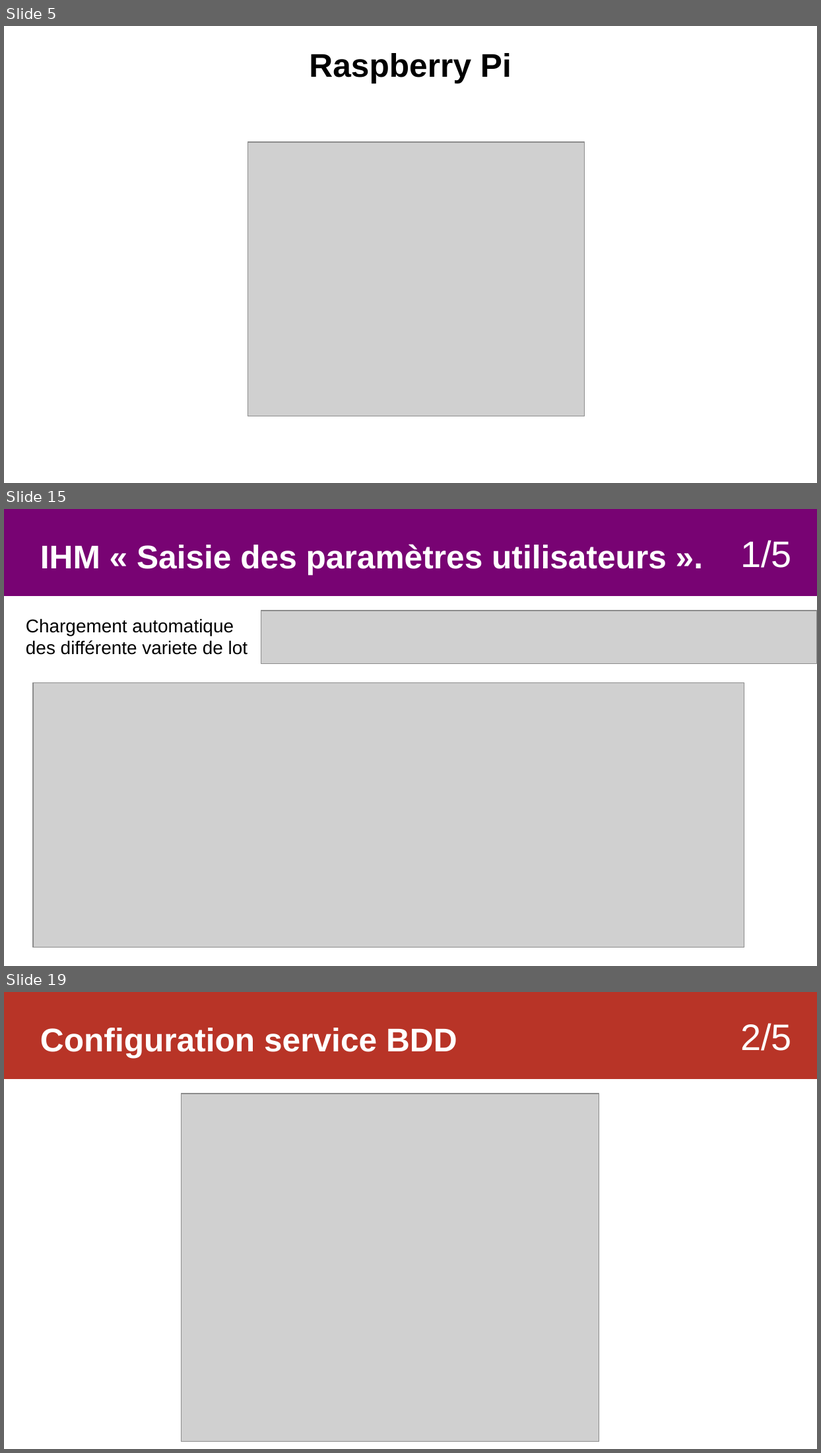
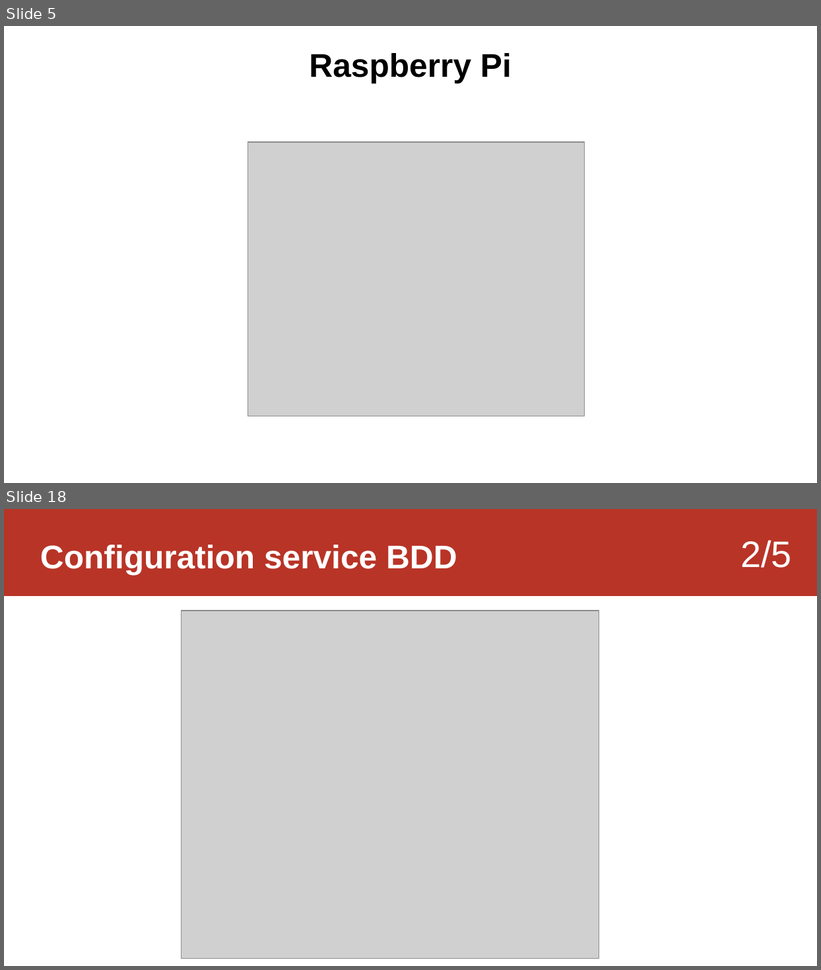
Before and after one commit to Sauvage89/sechoir-houblon, a slide deck: doc/diaporama/revue4/02-revue_sauvage.odp. Shown one above the other, each under a label of ours: slides 5, 15 and 19 before the commit, slides 5 and 18 after it; the slides between them are not shown. The pictures are 821x1453 and 821x970 pixels, drawn with LibreOffice and Linux fonts; fonts in the diff are those of the drawing; grey boxes stand for pictures. Boxes give left, top, right and bottom in pixels: in the first picture for what was removed or moved away, otherwise in the second. Text is boxed around its words. In the diff, an @@ line names an element or a change of style, - is before the commit and + after.

```diff
--- a/doc/diaporama/revue4/02-revue_sauvage.odp
+++ b/doc/diaporama/revue4/02-revue_sauvage.odp
@@ slide 15 removed at [4,509,817,966], background #FFFFFF @@
@@ rectangle removed at [4,509,817,596] @@
@@ text removed at [40,544,667,575] @@
-IHM « Saisie des paramètres utilisateurs ».
@@ text removed at [741,540,792,568] @@
-1/5
@@ text removed at [26,619,248,655] @@
-Chargement automatique
-des différente variete de lot
@@ picture removed at [261,611,817,664] @@
@@ picture removed at [33,683,745,948] @@
@@ what was slide 19 is now slide 18 @@
```
Also in this commit, not shown: 16 slides changed, 1 other slide removed, 2 other files.
